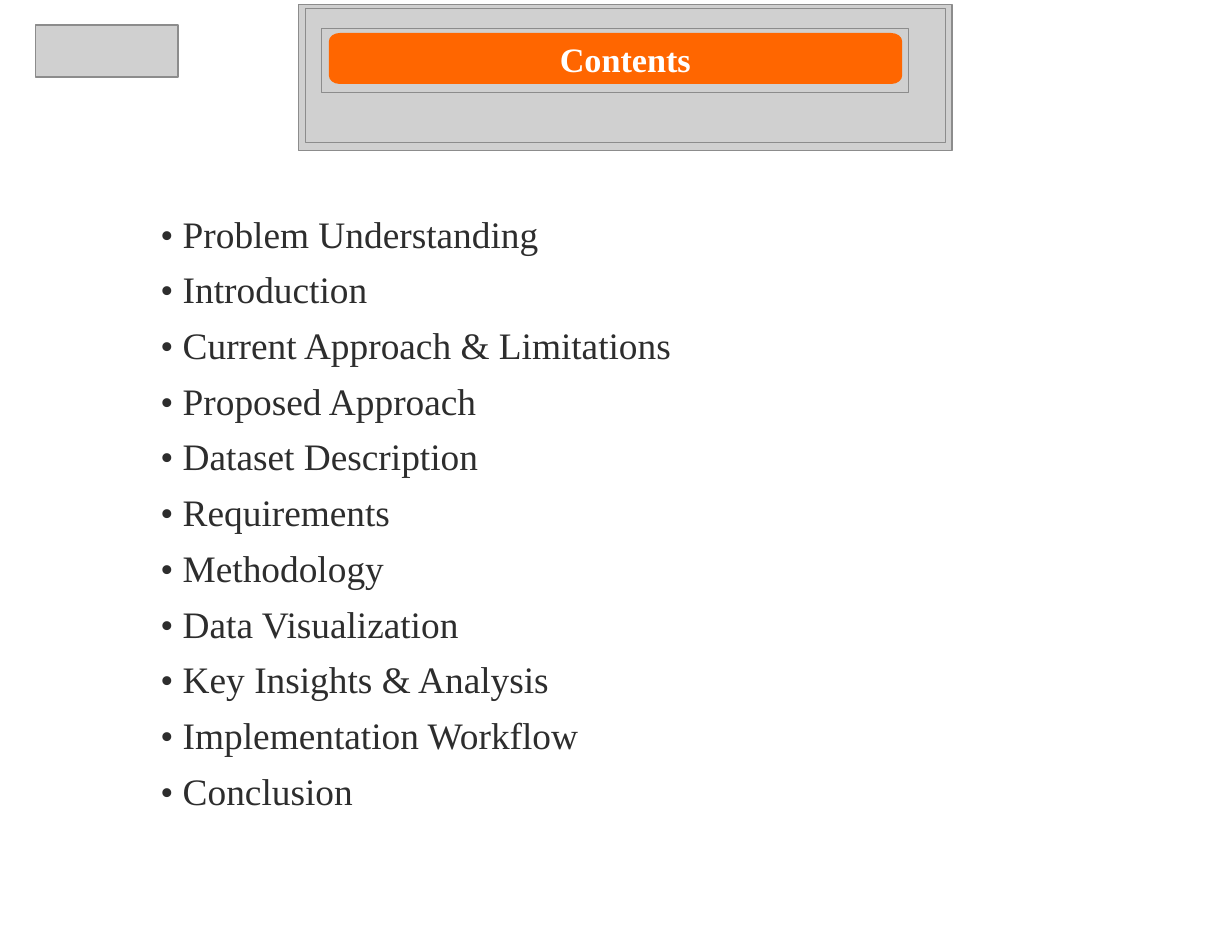
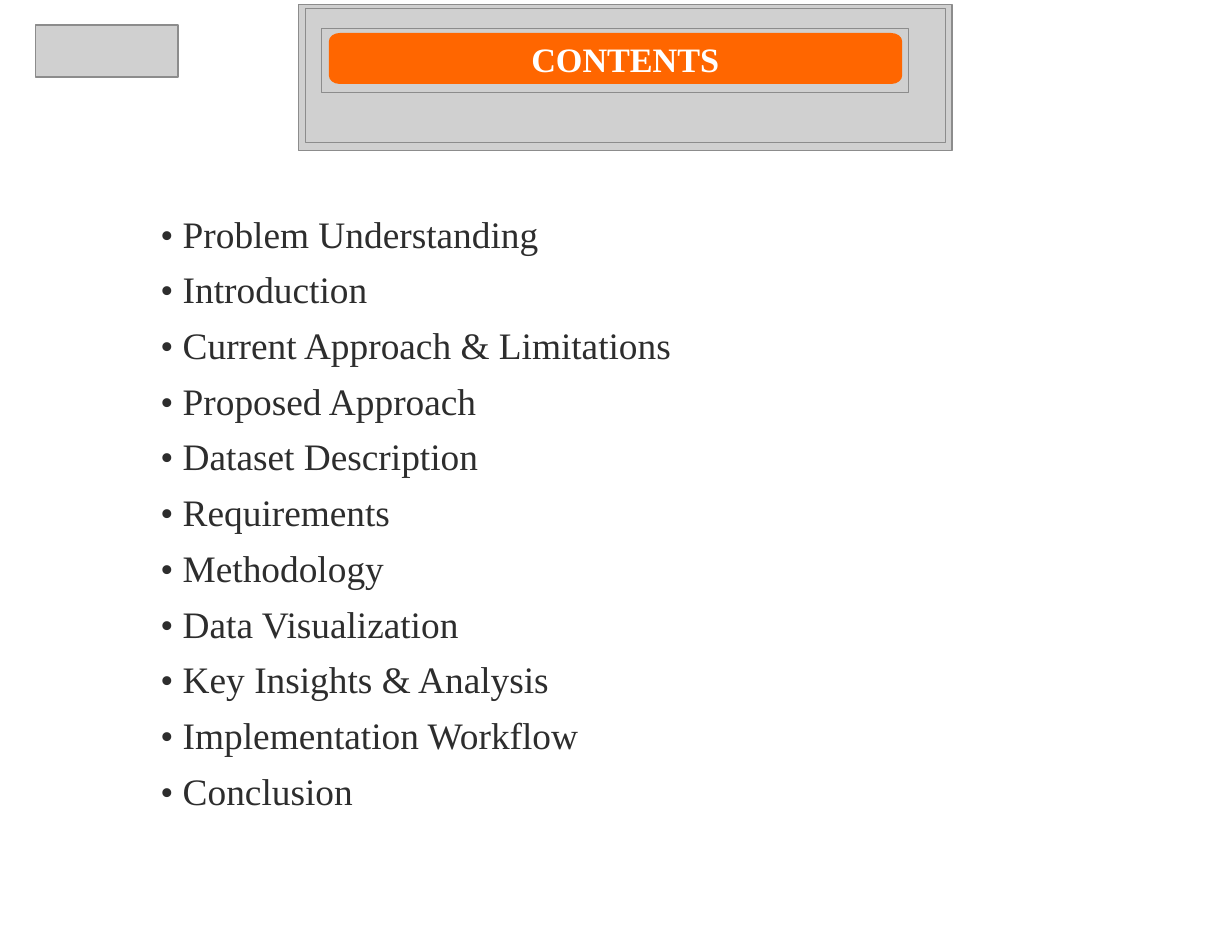
Before and after one commit to ManojReddyTetala/UPI-Transaction-Analysis, a slide deck: slide 2 of PPTs/REVIEW - 2.pptx. Drawn at 1232x952 pixels with LibreOffice and Linux fonts; fonts in the diff are those of the drawing; grey boxes stand for pictures; background and template pictures are left out. Boxes give left, top, right and bottom in pixels: in the first picture for what was removed or moved away, otherwise in the second. Text is boxed around its words. In the diff, an @@ line names an element or a change of style, - is before the commit and + after.

```diff
--- a/PPTs/REVIEW - 2.pptx
+++ b/PPTs/REVIEW - 2.pptx
@@ text at [531, 49, 719, 73]: text changed @@
-Contents
+CONTENTS
```
Also in this commit, not shown: 10 other slides changed, 3 other files.
